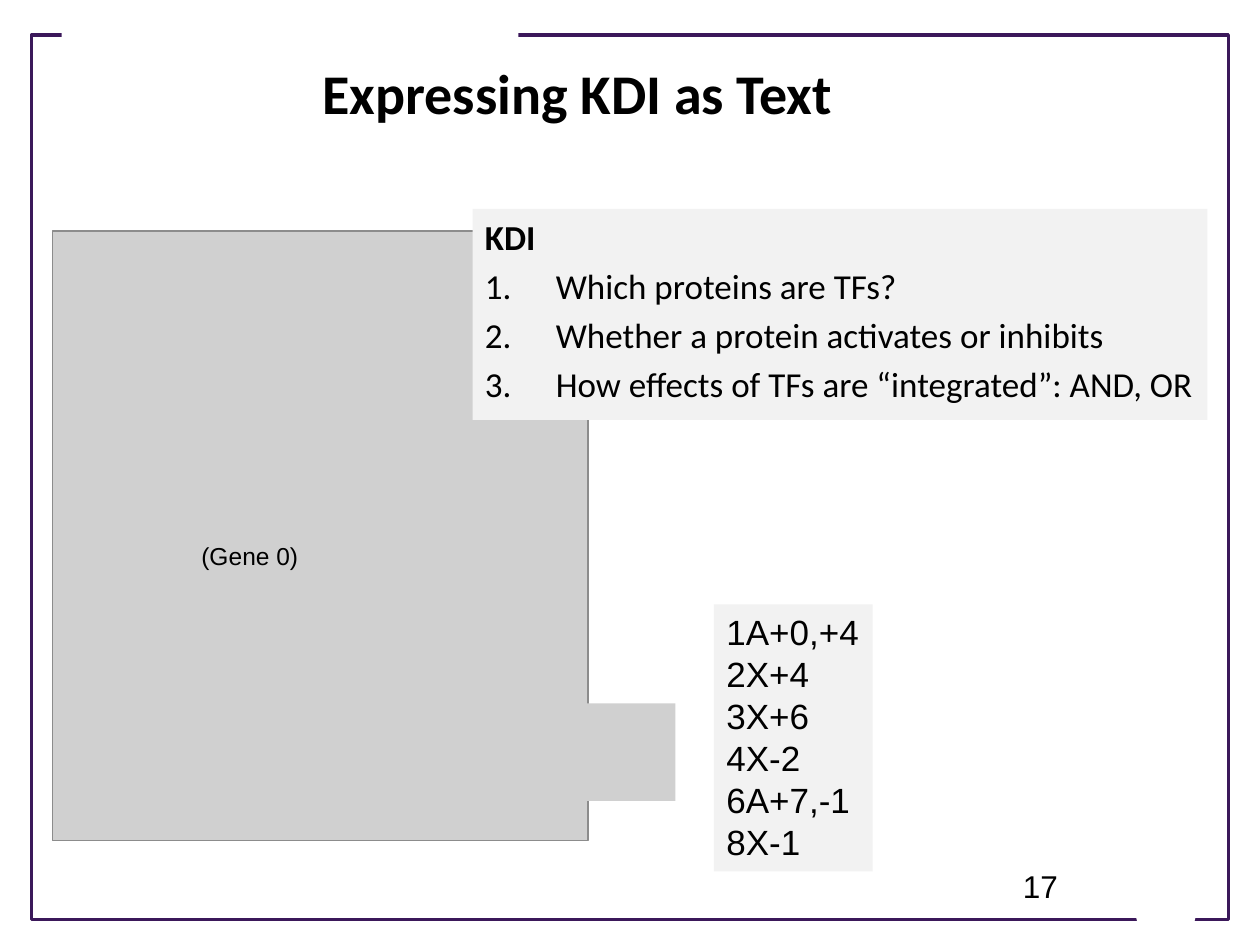
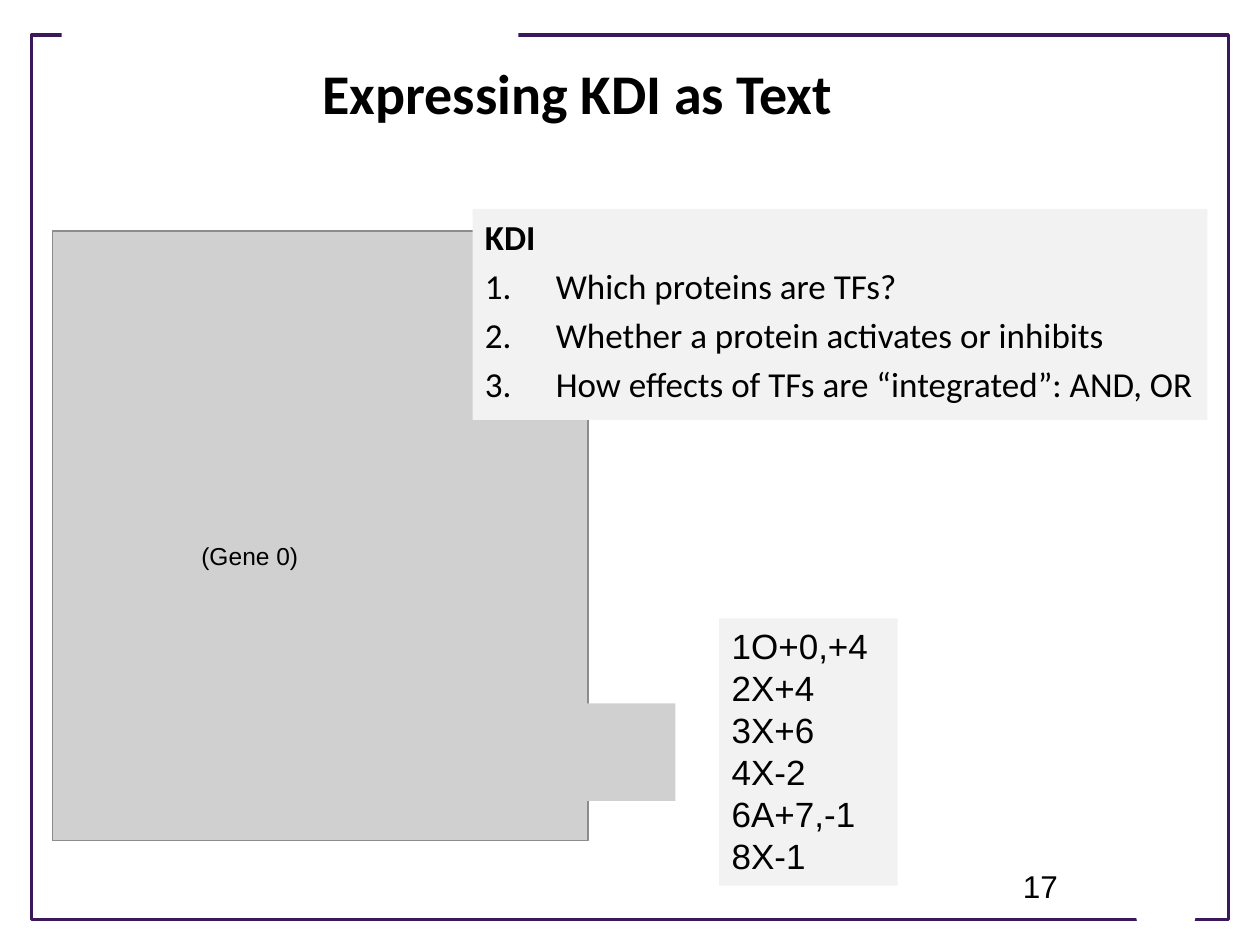
Before and after one commit to ModelEngineering/advancing-biomedical-models, a slide deck: slide 17 of lectures/lecture_17/Lecture_17_Generating_And_Using_Multiple_Models.pptx. Drawn at 1260x945 pixels with LibreOffice and Linux fonts; fonts in the diff are those of the drawing; grey boxes stand for pictures; background and template pictures are left out. Boxes give left, top, right and bottom in pixels: in the first picture for what was removed or moved away, otherwise in the second. Text is boxed around its words. In the diff, an @@ line names an element or a change of style, - is before the commit and + after.

```diff
--- a/lectures/lecture_17/Lecture_17_Generating_And_Using_Multiple_Models.pptx
+++ b/lectures/lecture_17/Lecture_17_Generating_And_Using_Multiple_Models.pptx
@@ rectangle "1O+0,+4": place and size @@
-rectangle "1O+0,+4" at [714,605,873,872]
+rectangle "1O+0,+4" at [719,619,898,886]
@@ text in rectangle at [732,634,868,664]: text changed @@
-1A+0,+4
+1O+0,+4
```
Also in this commit, not shown: 1 other slide changed.
